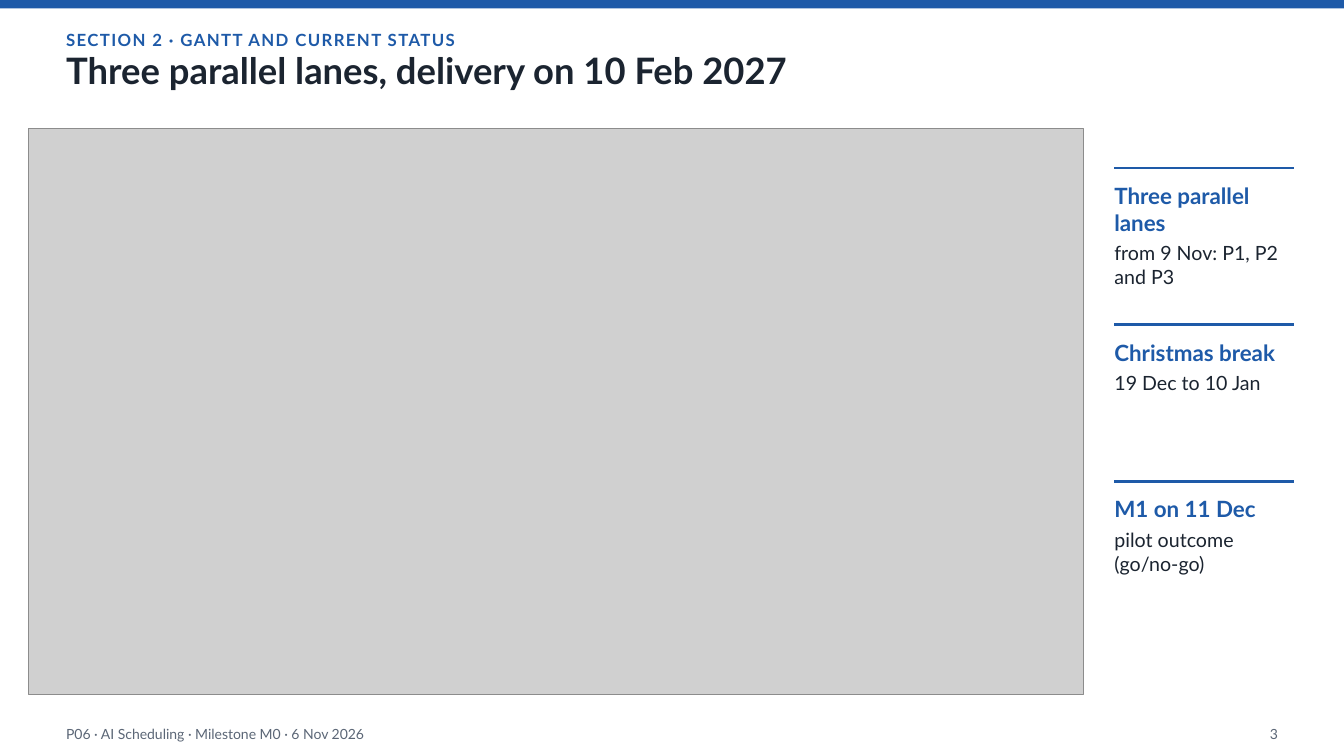
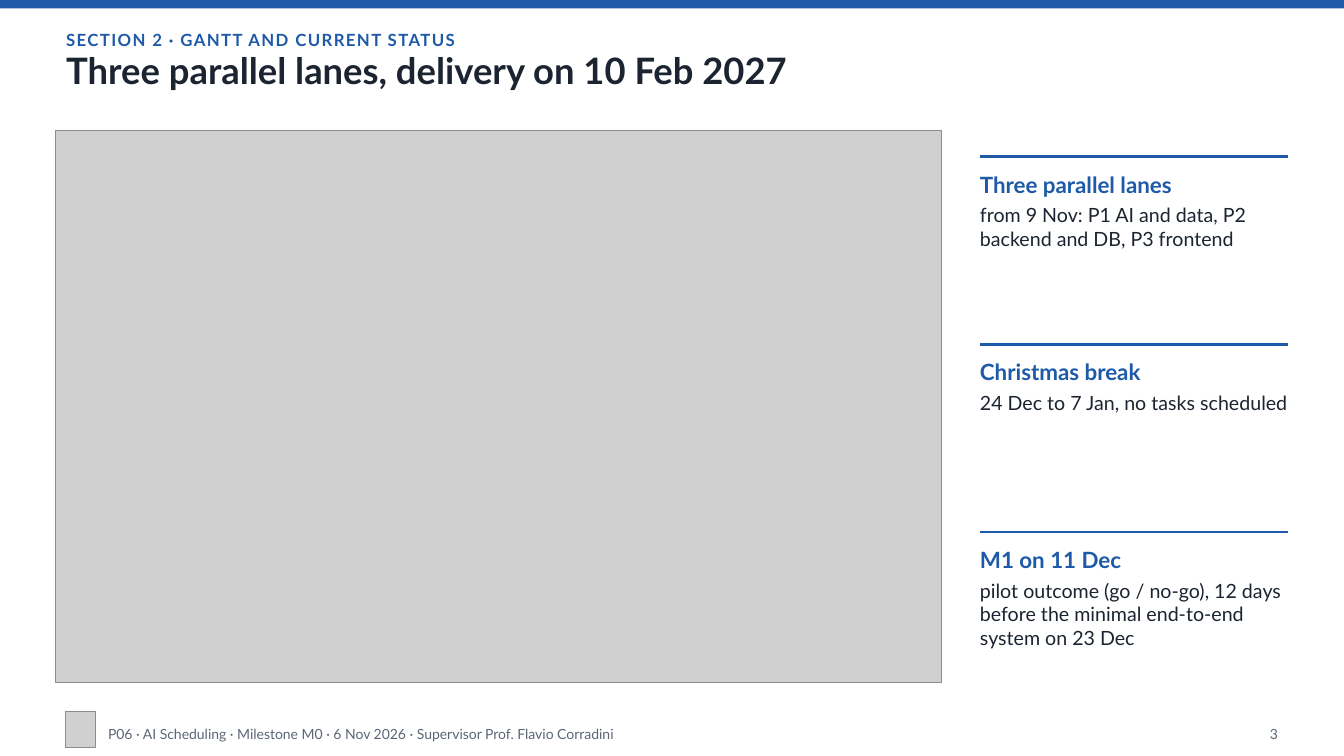
Before and after one commit to Pieruc/Scheduling, a slide deck: slide 3 of Presentazione/P06-6Nov-v1.pptx. Drawn at 1344x756 pixels with LibreOffice and Linux fonts; fonts in the diff are those of the drawing; grey boxes stand for pictures. Boxes give left, top, right and bottom in pixels: in the first picture for what was removed or moved away, otherwise in the second. Text is boxed around its words. In the diff, an @@ line names an element or a change of style, - is before the commit and + after.

```diff
--- a/Presentazione/P06-6Nov-v1.pptx
+++ b/Presentazione/P06-6Nov-v1.pptx
@@ picture: place and size @@
-picture at [28,129,1084,695]
+picture at [56,131,942,684]
@@ text "Three parallel lanes": place and size @@
-text "Three parallel lanes" at [1114,187,1278,284]
+text "Three parallel lanes" at [980,176,1246,249]
@@ line moved from (1115, 168) - (1294, 168) to (980, 157) - (1289, 157) @@
@@ text at [980,207,1246,249]: text changed @@
-from 9 Nov: P1, P2 and P3
+from 9 Nov: P1 AI and data, P2 backend and DB, P3 frontend
@@ text "Christmas break": place and size @@
-text "Christmas break" at [1114,344,1275,390]
+text "Christmas break" at [980,363,1287,413]
@@ line moved from (1115, 325) - (1294, 325) to (980, 345) - (1289, 345) @@
@@ text at [980,395,1287,413]: text changed @@
-19 Dec to 10 Jan
+24 Dec to 7 Jan, no tasks scheduled
@@ line moved from (1115, 482) - (1294, 482) to (980, 532) - (1289, 532) @@
@@ text "M1 on 11 Dec": place and size @@
-text "M1 on 11 Dec" at [1114,500,1256,575]
+text "M1 on 11 Dec" at [980,551,1281,649]
@@ text at [980,583,1281,649]: text changed @@
-pilot outcome (go/no-go)
+pilot outcome (go / no-go), 12 days before the minimal end-to-end system on 23 Dec
@@ picture added at [66,712,95,748] @@
@@ text at [108,728,613,742]: text changed @@
-P06 · AI Scheduling · Milestone M0 · 6 Nov 2026
+P06 · AI Scheduling · Milestone M0 · 6 Nov 2026 · Supervisor Prof. Flavio Corradini
```
Also in this commit, not shown: 13 other slides changed, 2 other files.
